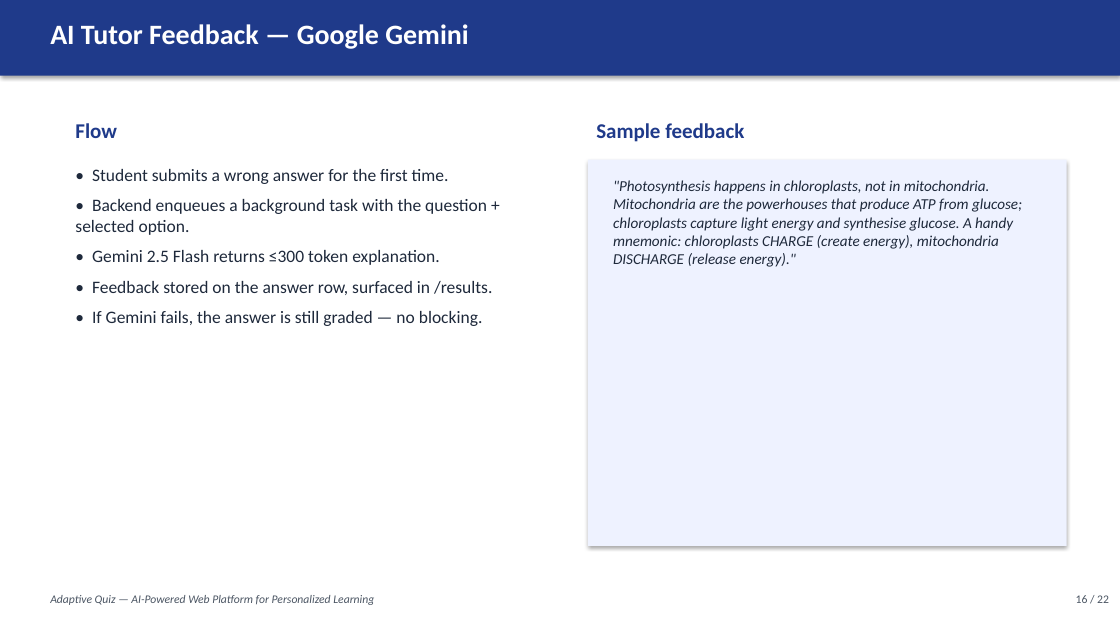
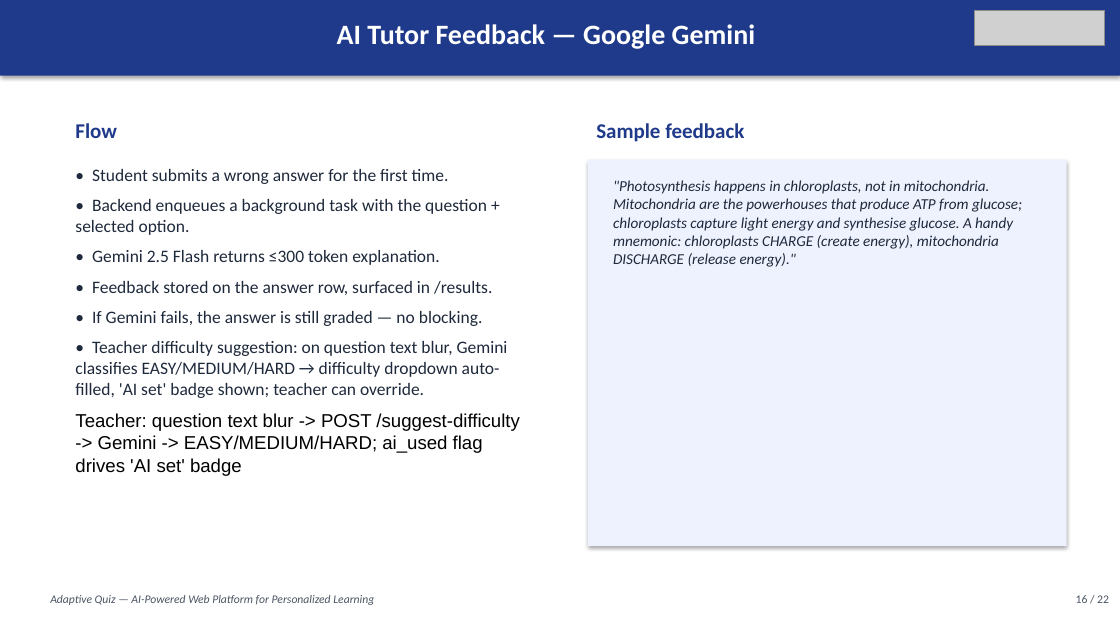
Before and after one commit to SanjnaRathour/Adaptive-Quiz, a slide deck: slide 16 of Adaptive_Quiz_Presentation.pptx. Drawn at 1120x630 pixels with LibreOffice and Linux fonts; fonts in the diff are those of the drawing; grey boxes stand for pictures. Boxes give left, top, right and bottom in pixels: in the first picture for what was removed or moved away, otherwise in the second. Text is boxed around its words. In the diff, an @@ line names an element or a change of style, - is before the commit and + after.

Commit message:
flow updated with ai algo for difficulty flow with update docs

```diff
--- a/Adaptive_Quiz_Presentation.pptx
+++ b/Adaptive_Quiz_Presentation.pptx
@@ text "AI Tutor Feedback — Google ..." at (x1=337, y1=24, x2=755, y2=49): alignment left to centre @@
@@ picture added at (x1=975, y1=10, x2=1105, y2=45) @@
@@ text at (x1=75, y1=341, x2=519, y2=476): paragraphs added @@
+• Teacher difficulty suggestion: on question text blur, Gemini classifies EASY/MEDIUM/HARD → difficulty dropdown auto-filled, 'AI set' badge shown; teacher can override.
+Teacher: question text blur -> POST /suggest-difficulty -> Gemini -> EASY/MEDIUM/HARD; ai_used flag drives 'AI set' badge
```
Also in this commit, not shown: 21 other slides changed, 28 other files.
